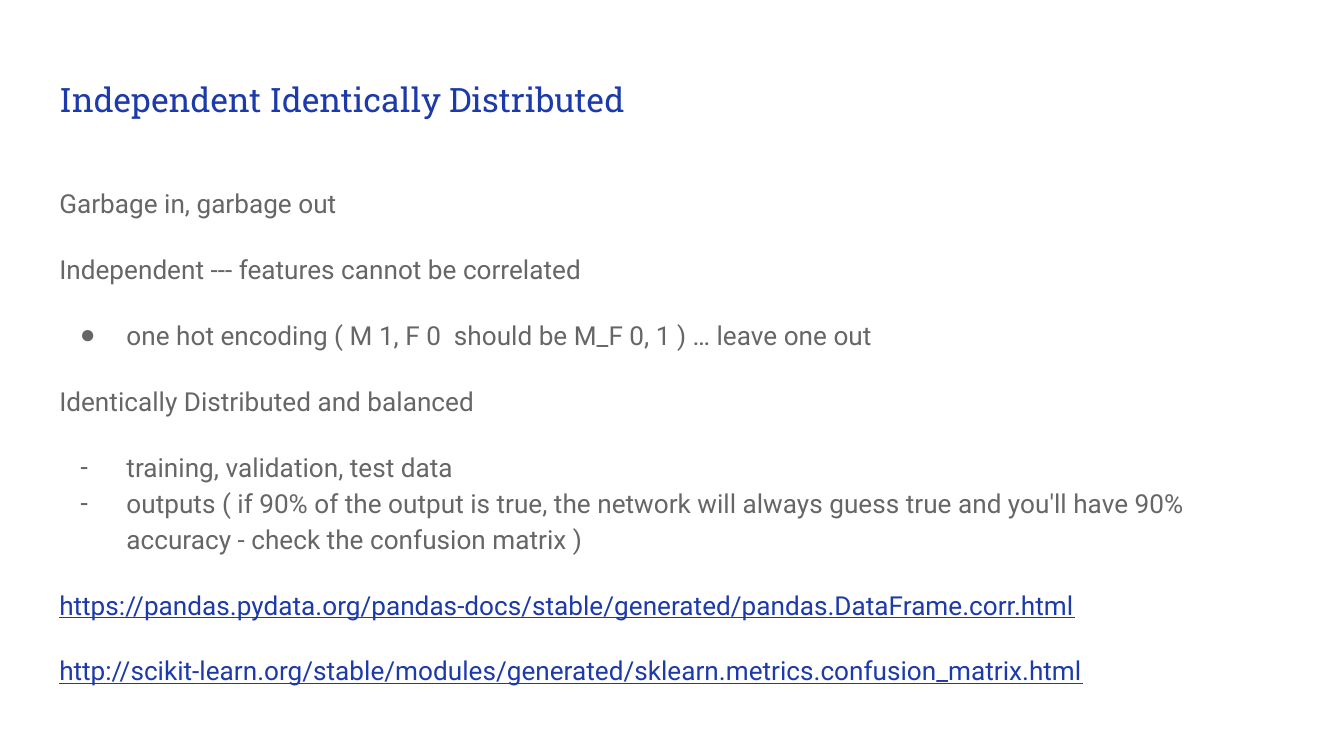
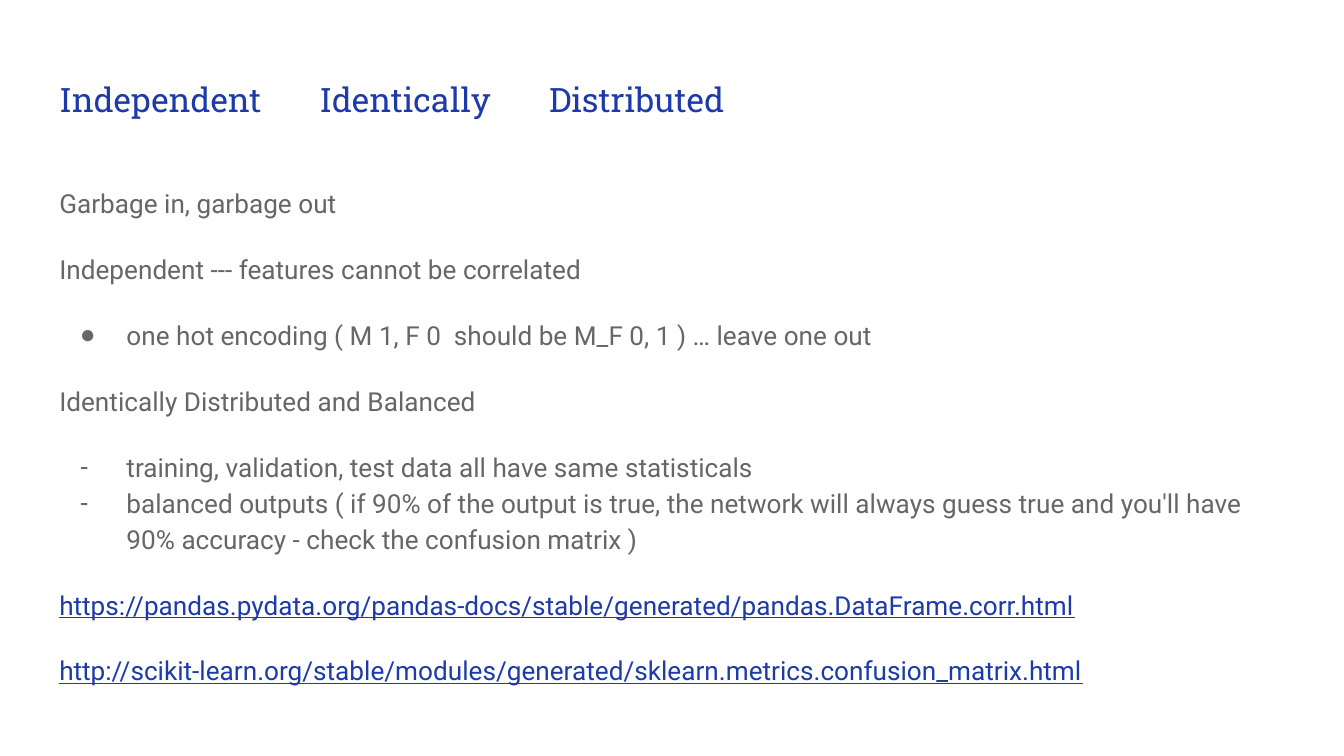
Before and after one commit to timestocome/DeepLearning-Talks, a slide deck: slide 13 of NeuralNets (under the hood)/Neural Network Math.pptx. Drawn at 1344x756 pixels with LibreOffice and Linux fonts; fonts in the diff are those of the drawing. Boxes give left, top, right and bottom in pixels: in the first picture for what was removed or moved away, otherwise in the second. Text is boxed around its words. In the diff, an @@ line names an element or a change of style, - is before the commit and + after.

```diff
--- a/NeuralNets (under the hood)/Neural Network Math.pptx
+++ b/NeuralNets (under the hood)/Neural Network Math.pptx
@@ title "Independent Identically Distributed" rewrapped from [59, 86, 624, 119] to [59, 86, 724, 119] @@
@@ text at [59, 391, 1241, 555]: text changed @@
-Identically Distributed and balanced
-– training, validation, test data
-– outputs ( if 90% of the output is true, the network will always guess true and you'll have 90% accuracy - check the confusion matrix )
+Identically Distributed and Balanced
+– training, validation, test data all have same statisticals
+– balanced outputs ( if 90% of the output is true, the network will always guess true and you'll have 90% accuracy - check the confusion matrix )
```
Also in this commit, not shown: 15 other slides changed, 1 other file.
